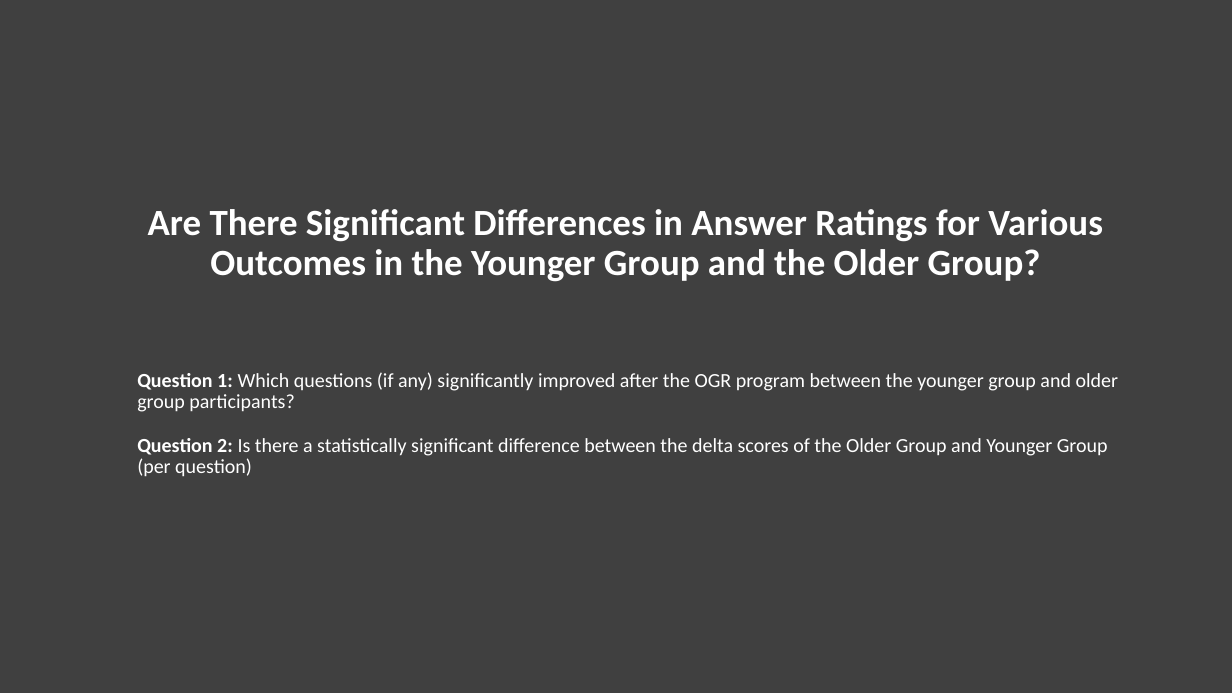
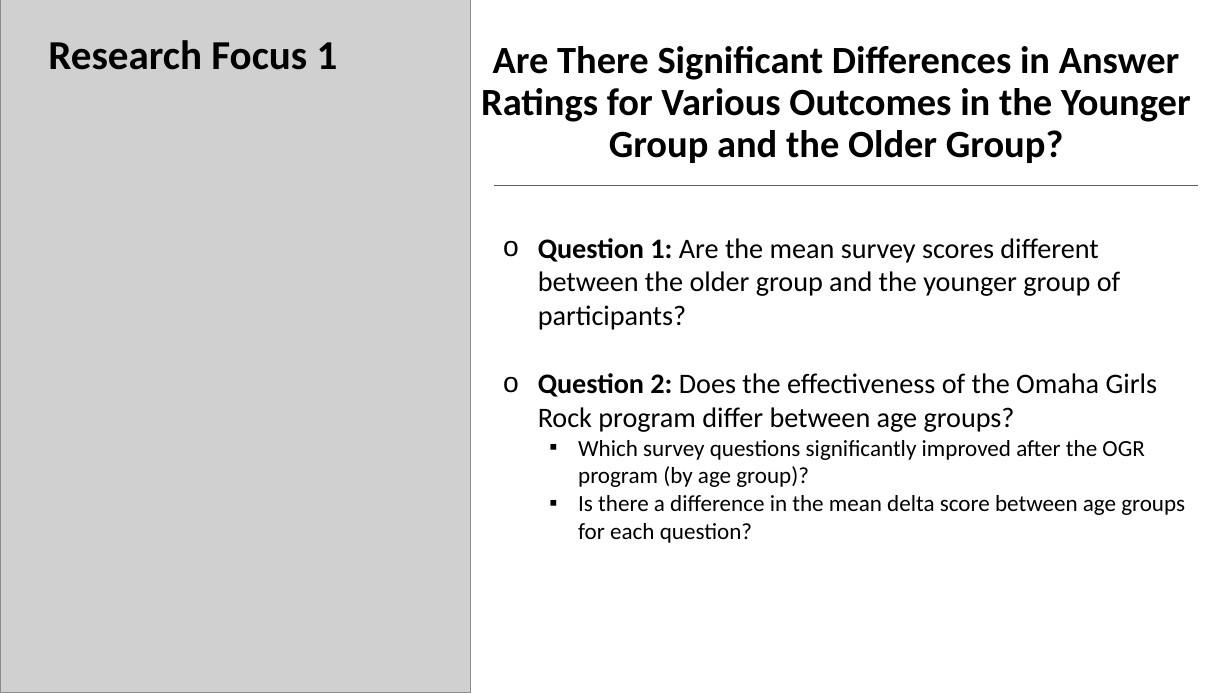
Before and after one commit to josh97ellis/omaha-girls-rock-analysis, a slide deck: slide 7 of deliverables/milestone_2/Final Presentation.pptx (slide 6 before the commit). Drawn at 1232x693 pixels with LibreOffice and Linux fonts; fonts in the diff are those of the drawing; grey boxes stand for pictures. Boxes give left, top, right and bottom in pixels: in the first picture for what was removed or moved away, otherwise in the second. Text is boxed around its words. In the diff, an @@ line names an element or a change of style, - is before the commit and + after.

```diff
--- a/deliverables/milestone_2/Final Presentation.pptx
+++ b/deliverables/milestone_2/Final Presentation.pptx
@@ background #404040 to #FFFFFF @@
@@ picture added at [0, 0, 470, 693] @@
@@ title "Are There Significant Differences in ...": place and size @@
-title "Are There Significant Differences in ..." at [148, 209, 1103, 282]
+title "Are There Significant Differences in ..." at [481, 46, 1191, 163]
@@ title "Are There Significant Differences in ..." at [481, 46, 1191, 163]: size 28.8 to 30 pt, text colour #FFFFFF to #000000; vertical alignment middle to bottom @@
@@ text added at [48, 40, 338, 70], 32 pt, text #000000, bold @@
+Research Focus 1
@@ line added from (494, 186) to (1198, 186), #5F5F5F 0.5 pt @@
@@ text added at [538, 238, 1185, 543], 22 pt, text #000000 @@
+o Question 1: Are the mean survey scores different between the older group and the younger group of participants?
+o Question 2: Does the effectiveness of the Omaha Girls Rock program differ between age groups?
+    ▪ Which survey questions significantly improved after the OGR program (by age group)?
+    ▪ Is there a difference in the mean delta score between age groups for each question?
@@ text removed at [137, 372, 1119, 477] @@
-Question 1: Which questions (if any) significantly improved after the OGR program between the younger group and older group participants?
-Question 2: Is there a statistically significant difference between the delta scores of the Older Group and Younger Group (per question)
```
Also in this commit, not shown: 7 other slides changed, 7 slides added, 5 slides removed, 3 other files.
